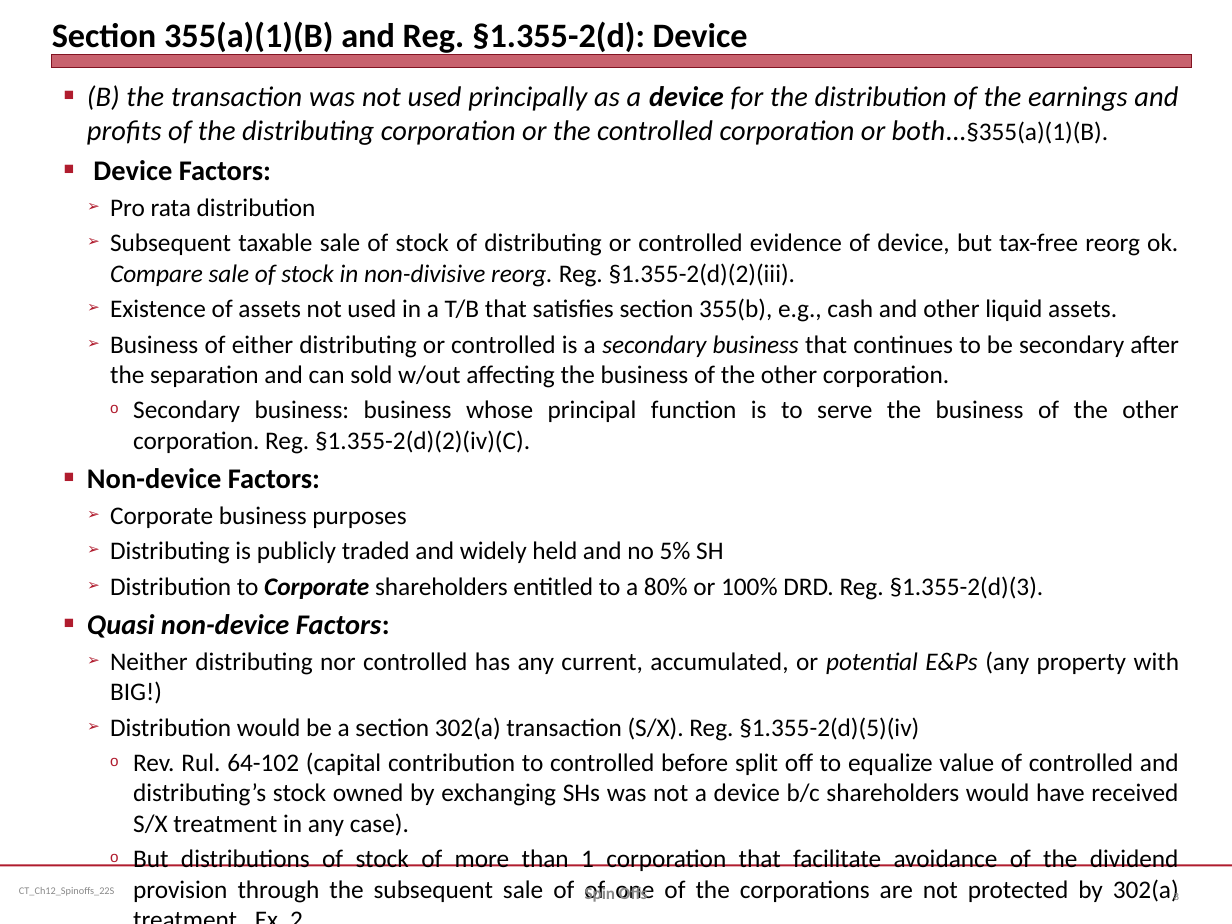
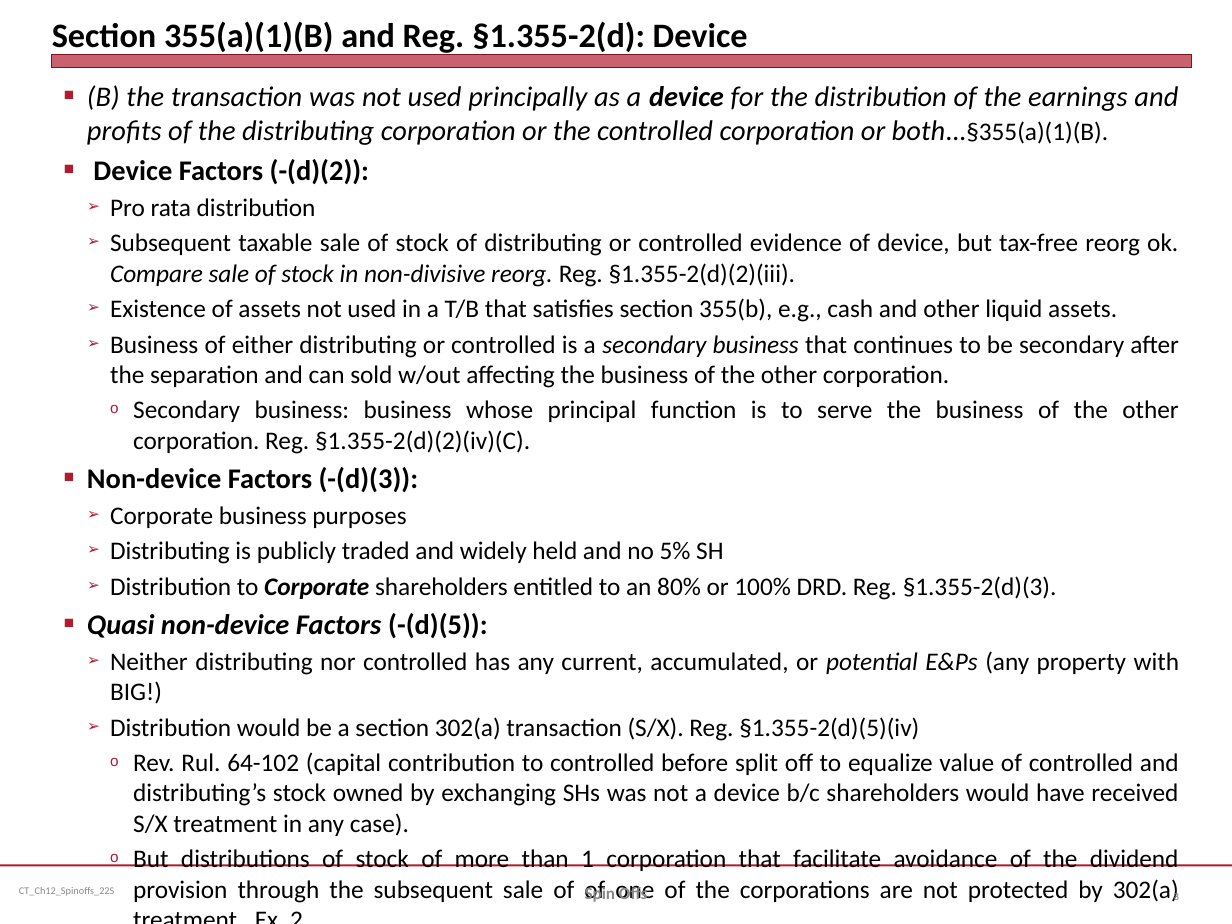
Before and after one commit to jmc877/Corporate-Tax, a slide deck: slide 8 of slides/CT_Ch12_Spinoffs_22S.pptx. Drawn at 1232x924 pixels with LibreOffice and Linux fonts; fonts in the diff are those of the drawing. Boxes give left, top, right and bottom in pixels: in the first picture for what was removed or moved away, otherwise in the second. Text is boxed around its words. In the diff, an @@ line names an element or a change of style, - is before the commit and + after.

```diff
--- a/slides/CT_Ch12_Spinoffs_22S.pptx
+++ b/slides/CT_Ch12_Spinoffs_22S.pptx
@@ text at box(93, 159, 369, 184): text changed @@
-■ Device Factors:
+■ Device Factors (-(d)(2)):
@@ text at box(87, 467, 418, 492): text changed @@
-■ Non-device Factors:
+■ Non-device Factors (-(d)(3)):
@@ text at box(87, 576, 1057, 638): text changed @@
-  ➢ Distribution to Corporate shareholders entitled to a 80% or 100% DRD. Reg. §1.355-2(d)(3).
-■ Quasi non-device Factors:
+  ➢ Distribution to Corporate shareholders entitled to an 80% or 100% DRD. Reg. §1.355-2(d)(3).
+■ Quasi non-device Factors (-(d)(5)):
```
Also in this commit, not shown: 6 other slides changed, 1 other file.
